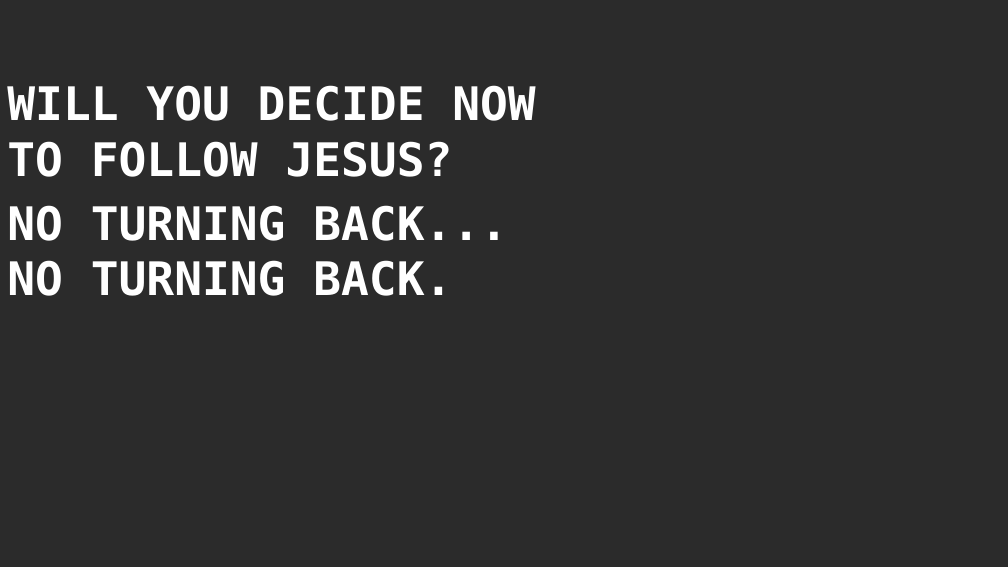
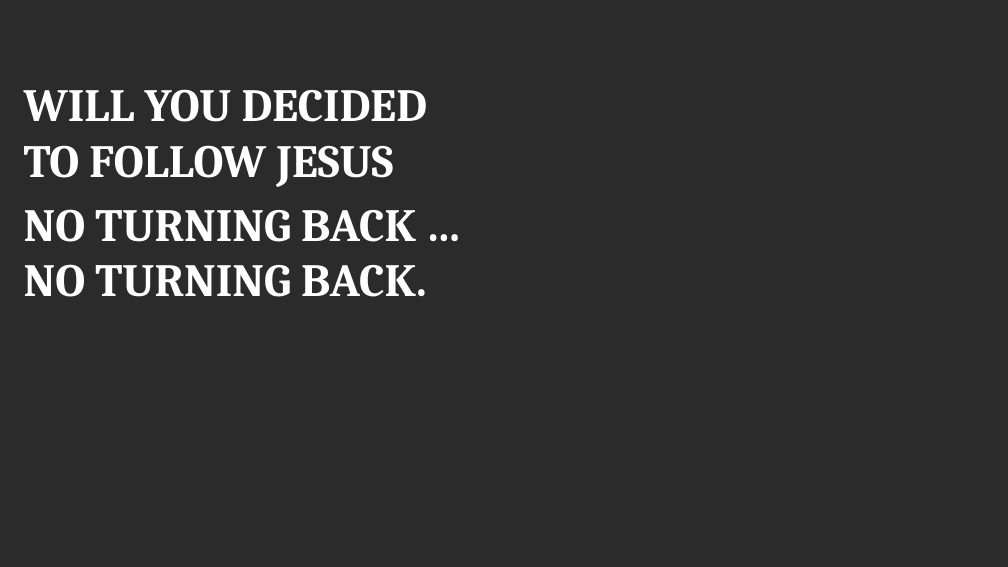
Before and after one commit to PhanNgocTrieu/Vision_Worship_Team, a slide deck: slide 9 of _offering_song_slide/_slide/_I_have_decided_to_follow_Jesus.pptx. Drawn at 1008x567 pixels with LibreOffice and Linux fonts; fonts in the diff are those of the drawing; background and template pictures are left out; a plain dark background stands for a picture behind light text. Boxes give left, top, right and bottom in pixels: in the first picture for what was removed or moved away, otherwise in the second. Text is boxed around its words. In the diff, an @@ line names an element or a change of style, - is before the commit and + after.

```diff
--- a/_offering_song_slide/_slide/_I_have_decided_to_follow_Jesus.pptx
+++ b/_offering_song_slide/_slide/_I_have_decided_to_follow_Jesus.pptx
@@ text at [24,89,427,187]: text changed; font DejaVu Sans Mono to Cambria @@
-WILL YOU DECIDE NOW
-TO FOLLOW JESUS?
+WILL YOU DECIDED
+TO FOLLOW JESUS
@@ text "NO TURNING BACK …": place and size @@
-text "NO TURNING BACK …" at [7,205,508,296]
+text "NO TURNING BACK …" at [24,209,426,297]
@@ text at [24,209,416,242]: text changed; font DejaVu Sans Mono to Cambria @@
-NO TURNING BACK...
+NO TURNING BACK …
@@ text at [24,264,426,297]: font DejaVu Sans Mono to Cambria in "NO TURNING BACK." @@
```
Also in this commit, not shown: 6 other slides changed, 1 slide added, 1 slide removed, 1 other file.
